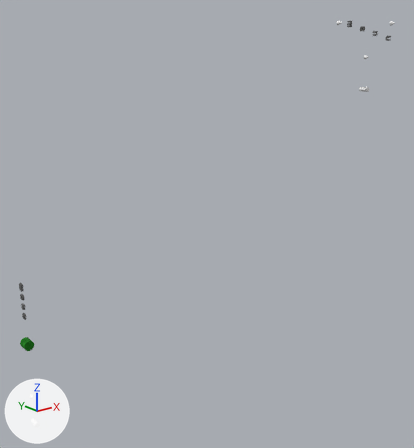
A saved change to the glTF model menu.glb.
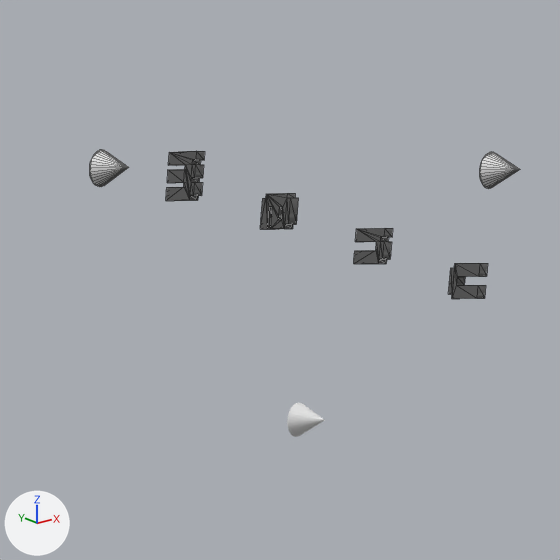
The first picture shows the older version from a 50 mm lens placed at (-20.5, -52.9, 39.9), pointed at (15.3, -8.1, 21.9). The close-ups show both versions on the part from 78% to 97% of the width and 0% to 17% of the height of that picture; other places that the commit changed are outside them. The axes (+X, +Y, +Z) are drawn at lower left. The lights are the same throughout. The close-ups show mesh edges as thin lines. Objects named as collision shapes, trigger or cutter boxes, shadow casters or lower levels of detail are left out.

The older version as bpy lines, for what is in view:
```python
me_cone_003 = bpy.data.meshes.new('Cone.003')
me_cone_003.from_pydata(...)  # a 32-sided cone pointing to -y spanning x -0.25..0.25, y -0.25..0.25, z -0.25..0.25
me_text_006 = bpy.data.meshes.new('Text.006')
me_text_006.from_pydata(...)  # 32 vertices, 60 faces; spans x -0.1..0.1, y -0.244..0.256, z -0.252..0.248
me_text_006.materials.append(mat_material)  # picture img_smoke
me_text_007 = bpy.data.meshes.new('Text.007')
me_text_007.from_pydata(...)  # 28 vertices, 52 faces; spans x -0.1..0.1, y -0.256..0.244, z -0.25..0.25
me_text_007.materials.append(mat_material)  # picture img_smoke
ob_light_003 = bpy.data.objects.new('light.003', me_cone_003)
ob_light_003.location = (35.0, -15.0, 42.0)
ob_text_006 = bpy.data.objects.new('Text.006', me_text_006)
ob_text_006.location = (35.5, -12.5, 41.0)
ob_text_007 = bpy.data.objects.new('Text.007', me_text_007)
ob_text_007.location = (36.5, -13.5, 40.5)
# also in view: 'light.002' at (30.0, -12.0, 42.0); 'Text.005' at (34.5, -11.5, 41.5); 'light.001' at (35.0, -12.0, 38.5); 'Text.004' at (33.5, -10.5, 42.0)
```
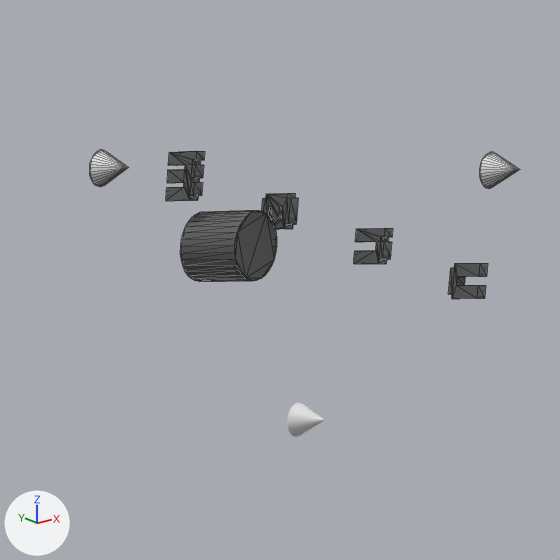
What differs and where, as boxes (x1, y1, x2, y2) in the close-ups (560 x 560 px):
'Cylinder.001', added
    after: (180, 210, 277, 281)

The change, as a diff of the scene's bpy script:
```diff
--- a/menu.glb.py
+++ b/menu.glb.py
@@ me_cylinder_003 @@
+me_cylinder_003.from_pydata(...)  # a 32-sided cylinder along y spanning x -0.5..0.5, y -0.5..0.5, z -0.5..0.5
+me_cylinder_003.materials.append(mat_material)  # picture img_smoke
@@ ob_cylinder_001 @@
+ob_cylinder_001 = bpy.data.objects.new('Cylinder.001', me_cylinder_003)
+ob_cylinder_001.location = (34.0, -11.0, 41.0)
```
